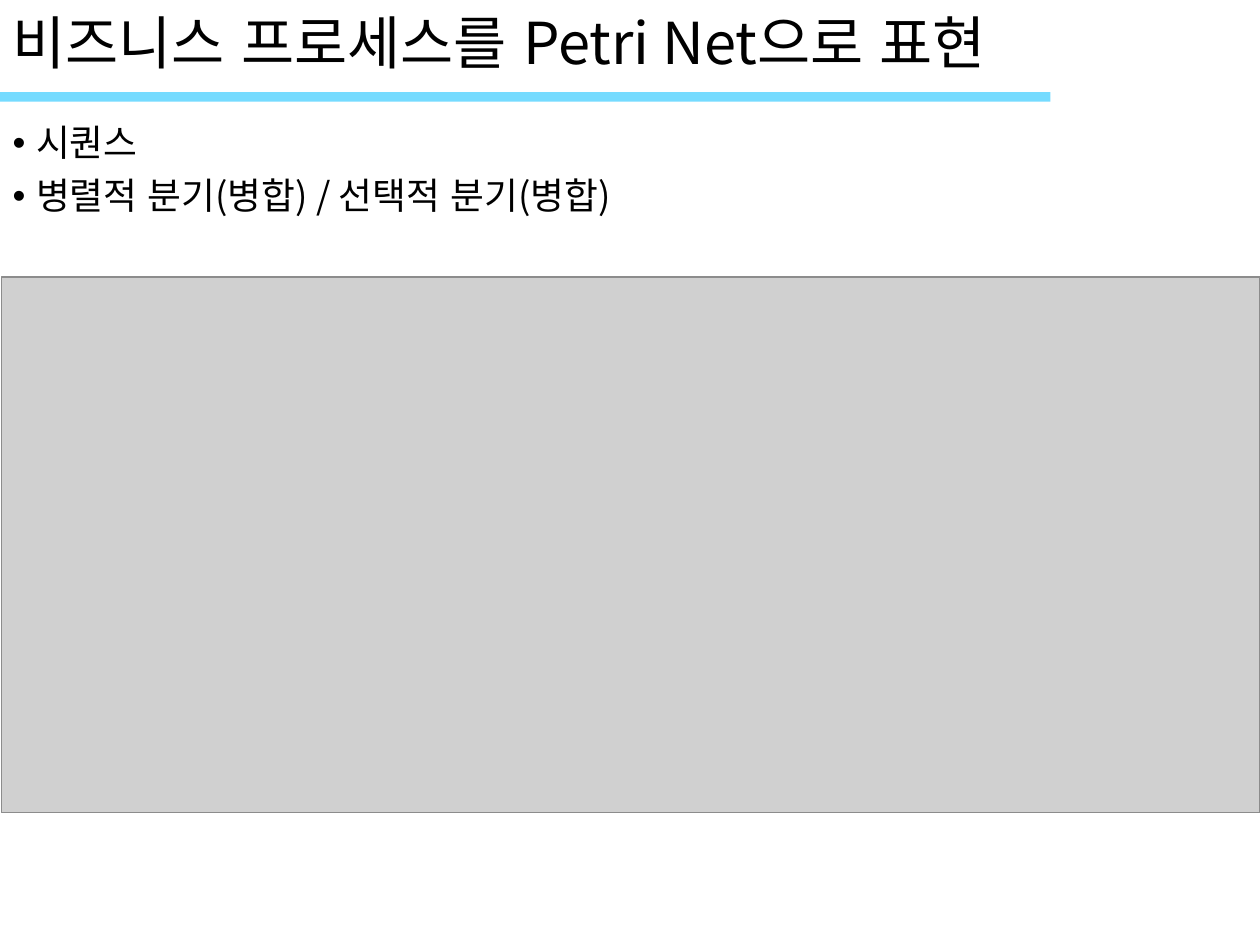
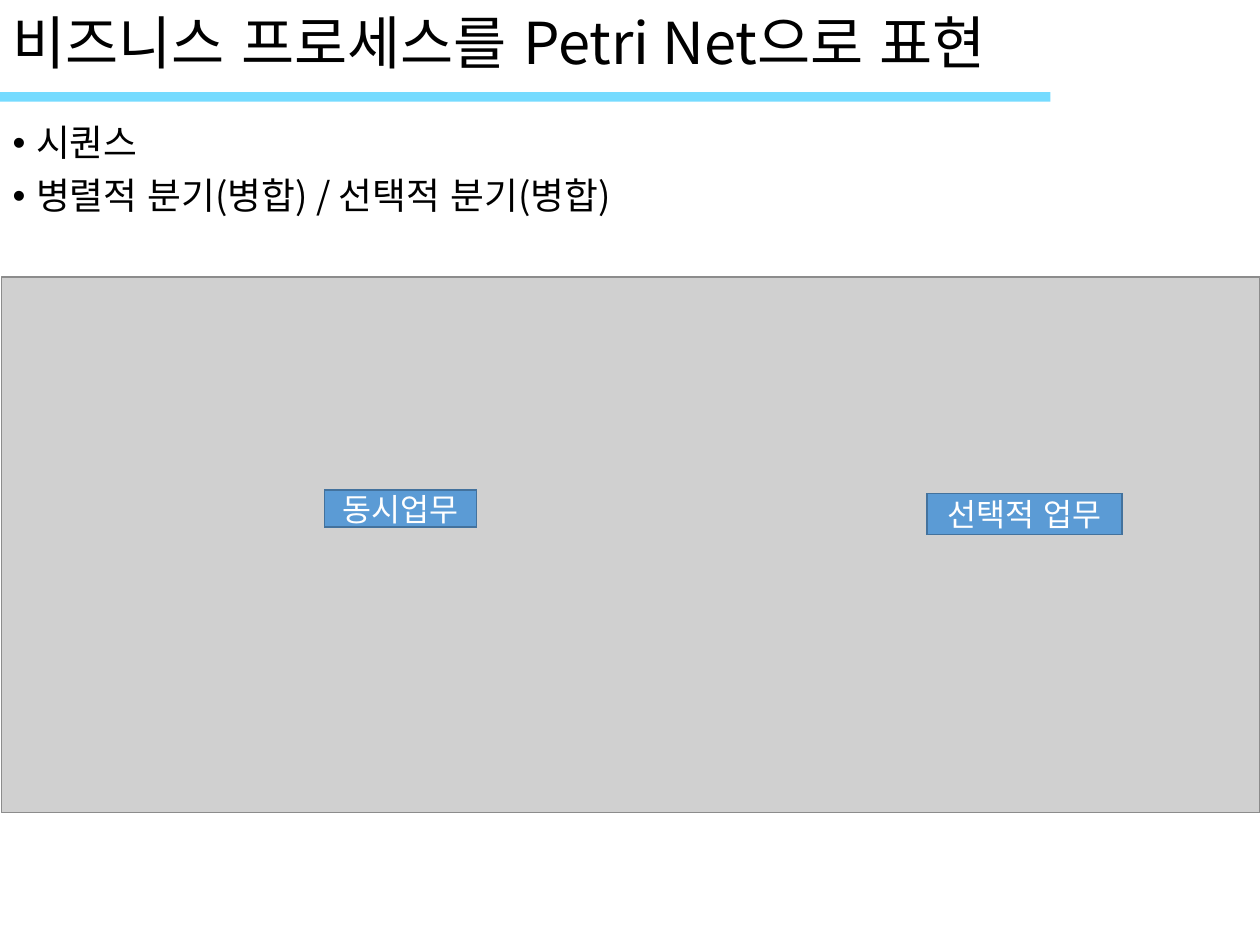
Before and after one commit to ImSeongMuk/study, a slide deck: slide 23 of UML/789_객체UML(프로세스).pptx. Drawn at 1260x945 pixels with LibreOffice and Linux fonts; fonts in the diff are those of the drawing; grey boxes stand for pictures; background and template pictures are left out. Boxes give left, top, right and bottom in pixels: in the first picture for what was removed or moved away, otherwise in the second. Text is boxed around its words. In the diff, an @@ line names an element or a change of style, - is before the commit and + after.

```diff
--- a/UML/789_객체UML(프로세스).pptx
+++ b/UML/789_객체UML(프로세스).pptx
@@ rectangle added at <box>325,490,478,527</box>, fill #5B9BD5, outline #43739E 1 pt, 18 pt, text #FFFFFF @@
+동시업무
@@ rectangle added at <box>927,494,1121,536</box>, fill #5B9BD5, outline #43739E 1 pt, 18 pt, text #FFFFFF @@
+선택적 업무
```
Also in this commit, not shown: 6 other slides changed, 4 other files.
